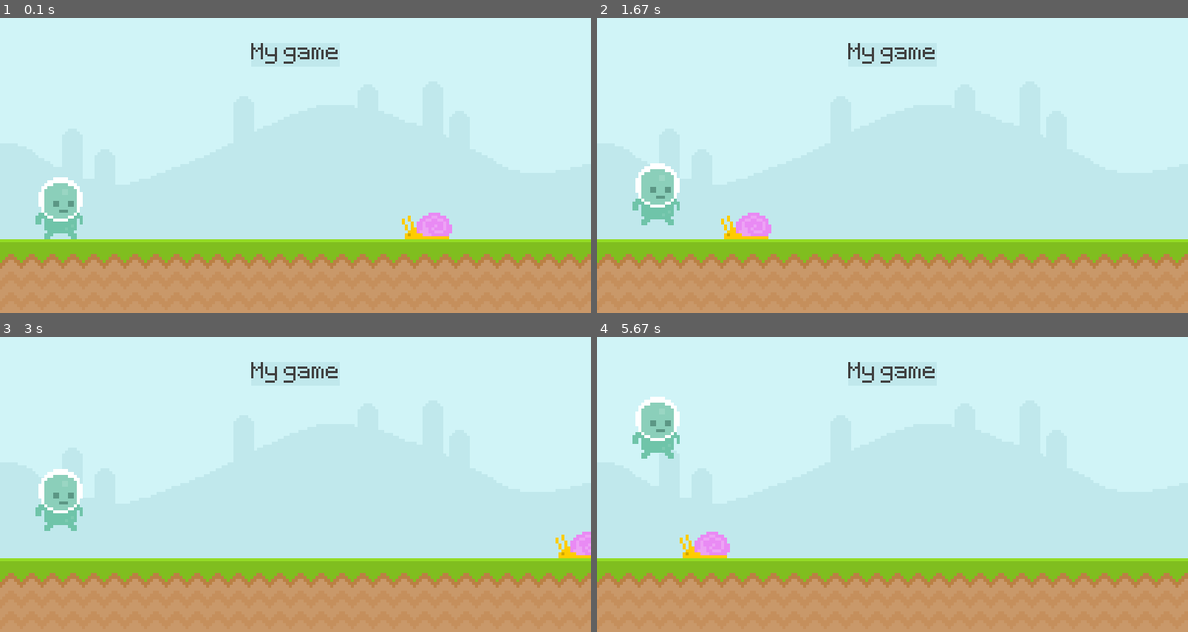
Above: before the commit, frames 1-4 (two rows, left to right).
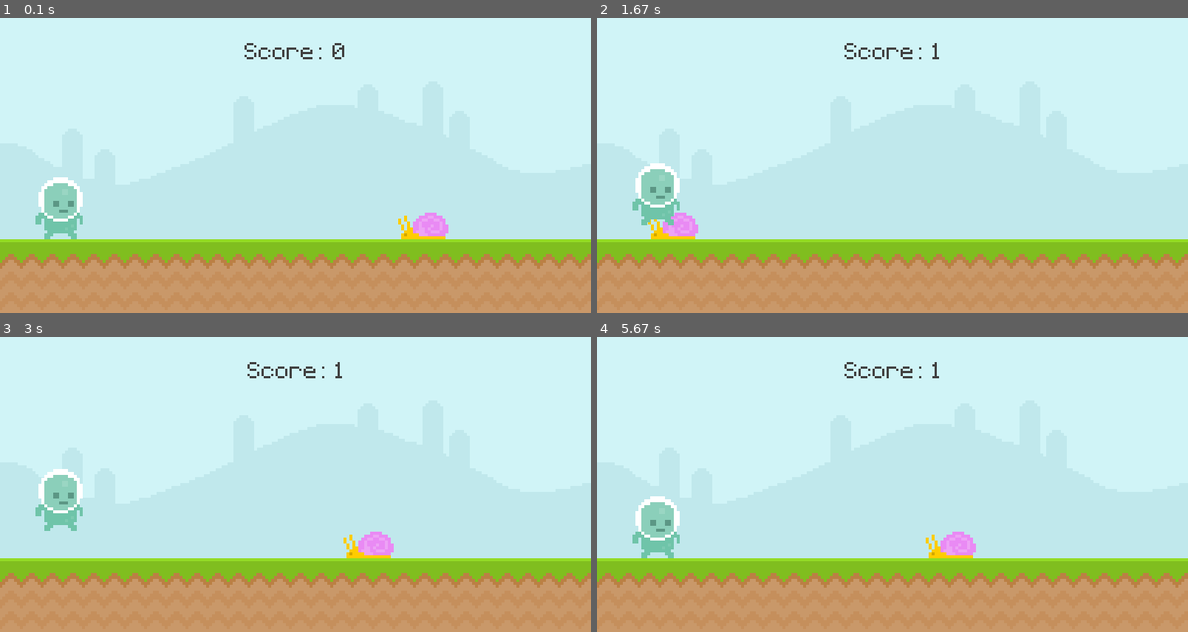
Above: after the commit, the same moments.

Repository: sonukuldeep/Pygame-introduction
Game: pygame game, started from runner.py
The game is run twice, just before and just after one commit, with the same random seed, the same clock (stepped at 60 frames per second) and the same inputs.
Inputs (mouse positions are in pixels of both pictures, inside the frame that each line leads up to):
- Up to frame 1 (0.1 s): no input
- Up to frame 2 (1.67 s): tap Space at 0.33, 0.73, 1.03, 1.57 s; move the mouse to (910, 254) at 0.7 s; move the mouse to (797, 68) at 1.53 s
- Up to frame 3 (3 s): tap Space at 1.87, 2.07, 2.37, 2.97 s; move the mouse to (159, 522) at 2.03 s; move the mouse to (413, 466) at 2.93 s
- Up to frame 4 (5.67 s): tap Space at 3.27, 3.8, 4.1, 4.47, 4.87, 5.17, 5.37 s; move the mouse to (732, 472) at 3.77 s; move the mouse to (951, 375) at 4.43 s; move the mouse to (839, 514) at 4.83 s; move the mouse to (916, 525) at 5.33 s

The runs differ from the first frame. In frame 1, 0.7% of the frame differs, in the area x 41-77%, y 8-75%; in frame 2, 1.4%; in frame 3, 1.3%; in frame 4, 4.0%, in the area x 6-65%, y 8-75%.

Commit message:
adding score board

Diff:
--- a/runner.py
+++ b/runner.py
@@ -1,5 +1,13 @@
 import pygame
 from sys import exit
+
+
+def display_score():
+    current_time = int((pygame.time.get_ticks() - start_time) * 0.001)
+    score_surface = test_font.render(f"Score:  {current_time}", False, (64, 64, 64))
+    score_rect = score_surface.get_rect(center=(400, 50))
+    screen.blit(score_surface, score_rect)
+
 
 pygame.init()
 screen = pygame.display.set_mode((800, 400))
@@ -7,16 +15,13 @@
 clock = pygame.time.Clock()
 test_font = pygame.font.Font("assets/font/Pixeltype.ttf", 50)
 game_is_active = True
-# test_surface = pygame.Surface((100, 200))
-# test_surface.fill('Red')
+
 sky_surface = pygame.image.load("assets/graphics/Sky.png").convert()
 ground_surface = pygame.image.load("assets/graphics/ground.png").convert()
-score_surface = test_font.render("My game", False, (64, 64, 64))
-score_rect = score_surface.get_rect(center=(400, 50))
 snail_surface = pygame.image.load("assets/graphics/snail/snail1.png").convert_alpha()
 snail_rect = snail_surface.get_rect(midbottom=(600, 300))
-snail_speed = -4
-
+snail_speed = -5
+start_time = 0
 
 player_surface = pygame.image.load(
     "assets/graphics/Player/player_walk_1.png"
@@ -29,8 +34,7 @@
         if event.type == pygame.QUIT:
             pygame.quit()
             exit()
-        # if event.type == pygame.MOUSEMOTION:
-        #     print(event.pos)
+
         if game_is_active:
             if event.type == pygame.KEYDOWN:
                 if event.key == pygame.K_SPACE:
@@ -38,15 +42,15 @@
                         player_gravity = -20
 
         elif event.type == pygame.KEYDOWN and event.key == pygame.K_SPACE:
-            snail_rect.left = 600
+            snail_rect.left = 800
             game_is_active = True
+            start_time = pygame.time.get_ticks()
 
     if game_is_active:
         screen.blit(sky_surface, (0, 0))
         screen.blit(ground_surface, (0, 300))
-        pygame.draw.rect(screen, "#c0e8ec", score_rect)
-        pygame.draw.rect(screen, "#c0e8ec", score_rect, 10)
-        screen.blit(score_surface, score_rect)
+
+        display_score()
         screen.blit(snail_surface, snail_rect)
 
         player_gravity += 1
@@ -54,12 +58,6 @@
         if player_rect.bottom >= 300:
             player_rect.bottom = 300
         screen.blit(player_surface, player_rect)
-        # if player_rect.colliderect(snail_rect):
-        #     print("collision")
-
-        # mouse_pos = pygame.mouse.get_pos()
-        # if player_rect.collidepoint(mouse_pos):
-        #     print(pygame.mouse.get_pressed())
 
         # Collsion
         if snail_rect.colliderect(player_rect):
@@ -71,9 +69,6 @@
             snail_rect.left = 800
     else:
         screen.fill("Yellow")
-    # keys = pygame.key.get_pressed()
-    # if keys[pygame.K_SPACE]:
-    #     print("jump")
 
     pygame.display.update()
     clock.tick(60)
